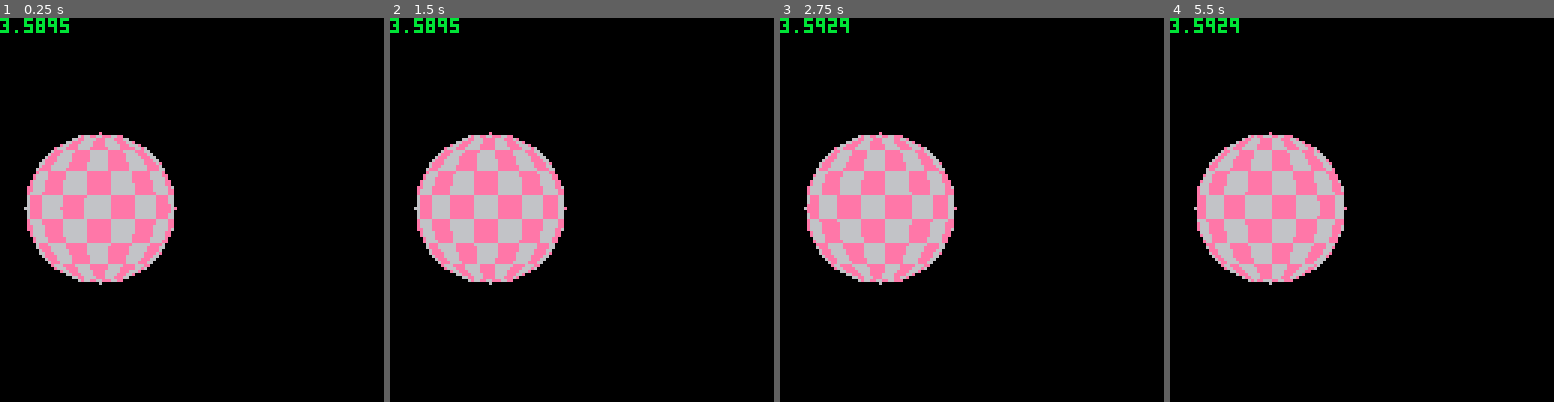
Above: before the commit, frames 1-4 (left to right).
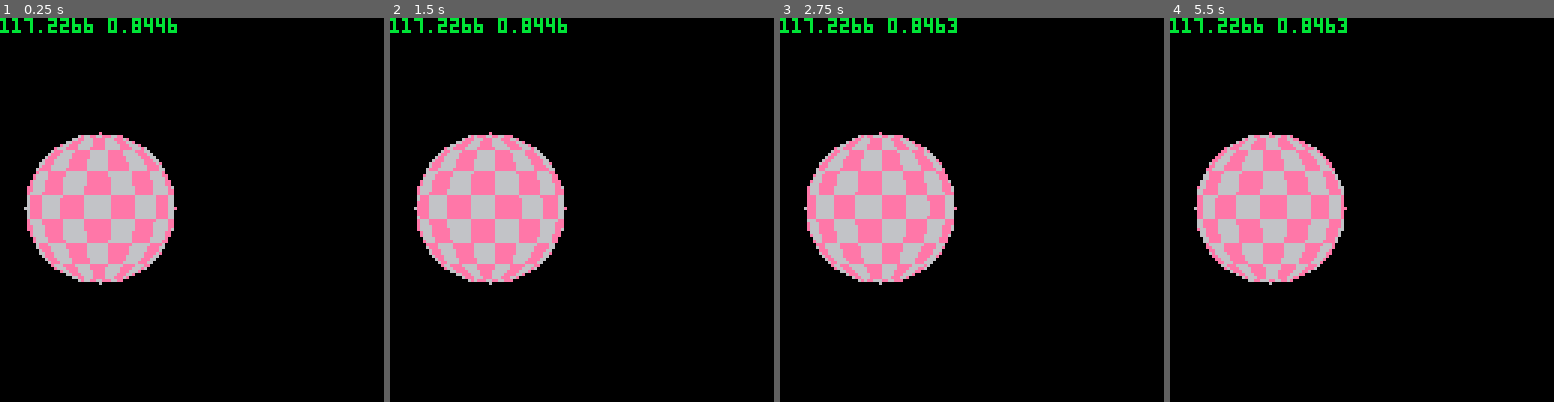
Above: after the commit, the same moments.

Repository: GerodruS/scanner8
Game: PICO-8 cartridge game.p8
Same seed, same stepped clock (60 frames per second), same inputs: the game is played once before the commit and once after it.
Inputs:
- Up to frame 1 (0.25 s): no input
- Up to frame 2 (1.5 s): tap X (X key) at 0.33, 1.07 s
- Up to frame 3 (2.75 s): hold Right 1.6-2.1 s; tap X (X key) at 1.85 s; hold Up 2.15-2.42 s; hold Right from 2.47 s (still down)
- Up to frame 4 (5.5 s): tap X (X key) at 2.97, 4.08, 5.2 s; release Right at 3.03 s; hold Left 3.08-3.58 s; hold Down 3.63-3.97 s; hold Right 4.02-4.68 s; hold Up 4.73-5.03 s; hold Left from 5.08 s (still down)

The runs differ from the first frame. In frame 1, 1.0% of the frame differs, in the area x 0-47%, y 0-68%; in frame 2, 2.0%; in frame 3, 3.0%; in frame 4, 5.4%, in the area x 0-47%, y 0-69%.

Commit message:
Optimization of draw_planet

Diff:
--- a/game.p8
+++ b/game.p8
@@ -19,6 +19,7 @@
  next_signal_time=0
 
  generate_sources()
+ generate_planet_view(planet_center,planet_radius)
 end
 
 function _update60()
@@ -53,7 +54,7 @@
  cls()
 
  draw_planet(planet_center,planet_radius)
- if (true) color(11) print(stat(1)) return
+ if (true) color(11) print(stat(0)..' '..stat(1)) return
 
 -- pset(planet_center[1],planet_center[2],7)
  circ(planet_center[1],planet_center[2],planet_radius+1,7)
@@ -82,7 +83,7 @@
 
  draw_graph(resources)
 
- color(11) print(stat(1))
+ color(11) print(stat(0)..' '..stat(1))
 end
 
 function draw_graph(resources)
@@ -289,33 +290,42 @@
  return r
 end
 -->8
-function draw_planet(center,radius)
+function generate_planet_view(center,radius)
+ planet_pixels={}
+
  local left=center[1]-radius
  local right=center[1]+radius
  local top=center[2]-radius
  local bottom=center[2]+radius
-
--- color(7)
--- print(left)
--- print(right)
--- print(top)
--- print(bottom)
+ local diameter=radius*2
 
  for x=left,right do
   for y=top,bottom do
-   local px=2*(x-left)/(right-left)-1
-   local py=2*(y-top)/(bottom-top)-1
+   local px=2*(x-left)/diameter-1
+   local py=2*(y-top)/diameter-1
    local d2=px*px+py*py
    if d2<=1 then
---    px/=sqrt(1-py*py)
     px=asin(px/sqrt(1-py*py))*2/3.141592653589
 				py=asin(py)*2/3.141592653589
-    local u=time()*1+(px+1)*(64/2)
+    local u=time()*0+(px+1)*(64/2)
     local v=(py+1)*(64/2)
-    local clr=get_planet_pixel(u,v)
-    pset(x,y,clr)
+    add(planet_pixels,x)
+    add(planet_pixels,y)
+    add(planet_pixels,u)
+    add(planet_pixels,v)
    end
   end
+ end
+end
+
+function draw_planet()
+ for i=1,count(planet_pixels),4 do
+  local x=planet_pixels[i]
+  local y=planet_pixels[i+1]
+  local u=time()*1+planet_pixels[i+2]
+  local v=planet_pixels[i+3]
+  local clr=get_planet_pixel(u,v)
+  pset(x,y,clr)
  end
 end
 
@@ -328,17 +338,11 @@
 end
 
 function asin(x)
-	local negate = (x < 0 and 1.0 or 0.0)
-	x = abs(x)
-	local ret = -0.0187293
-	ret *= x
-	ret += 0.0742610
-	ret *= x
-	ret -= 0.2121144
-	ret *= x
-	ret += 1.5707288
-	ret = 3.14159265358979*0.5 - sqrt(1.0 - x)*ret
-	return ret - 2 * negate * ret
+	local negate=(x<0 and 1.0 or 0.0)
+	x=abs(x)
+	local r=((-0.0187293*x+0.0742610)*x-0.2121144)*x+1.5707288
+ r=3.14159265358979*0.5-sqrt(1.0-x)*r
+ return r-2*negate*r
 end
 __gfx__
 00000000000000000000000000000000000000000000000000000000000000000000000000000000000000000000000000000000000000000000000000000000
